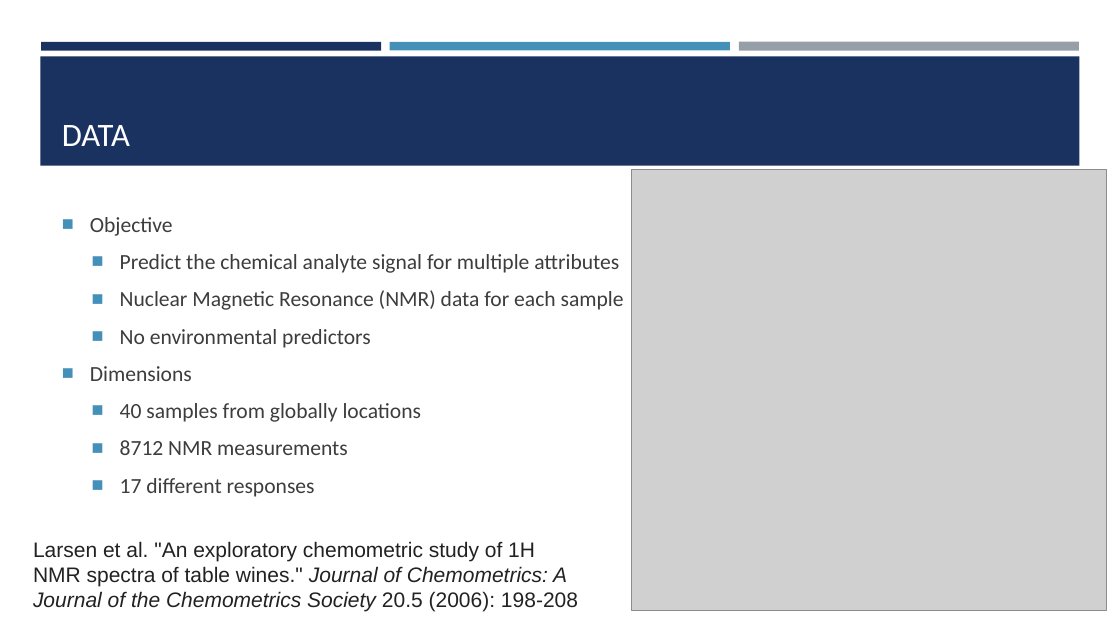
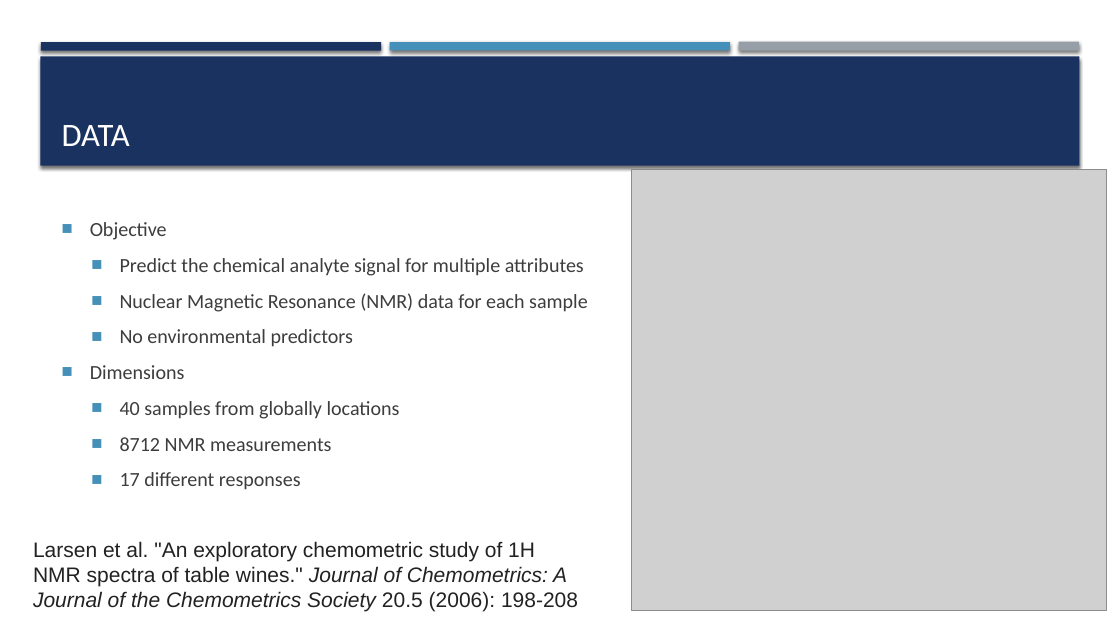
Before and after one commit to kunzmr/WineNMRexample, a slide deck: slide 2 of Wine NMR Multitask Prediction.pptx. Drawn at 1120x630 pixels with LibreOffice and Linux fonts; fonts in the diff are those of the drawing; grey boxes stand for pictures. Boxes give left, top, right and bottom in pixels: in the first picture for what was removed or moved away, otherwise in the second. Text is boxed around its words. In the diff, an @@ line names an element or a change of style, - is before the commit and + after.

```diff
--- a/Wine NMR Multitask Prediction.pptx
+++ b/Wine NMR Multitask Prediction.pptx
@@ shadow on in 4 elements at <box>41,42,381,50</box>, <box>739,42,1079,51</box>, <box>390,42,730,50</box>, <box>40,56,1080,166</box> @@
@@ text "Objective" at <box>90,222,588,490</box>: size 18.5 to 17.2 pt @@
```
Also in this commit, not shown: 11 other slides changed.
